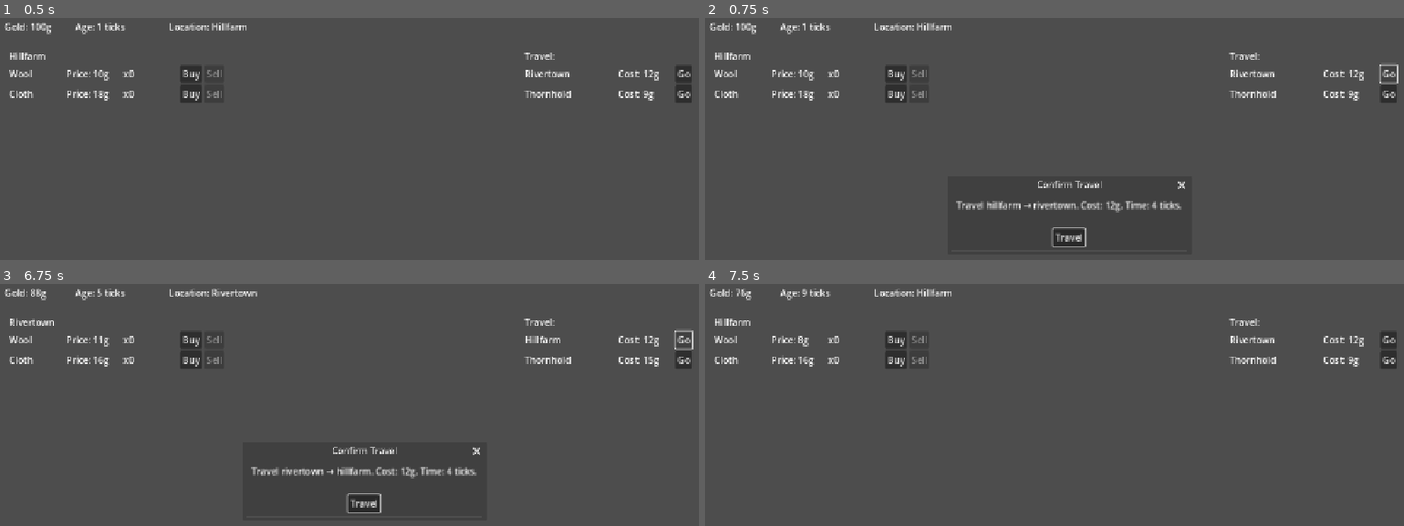
Above: before the commit, frames 1-4 (two rows, left to right).
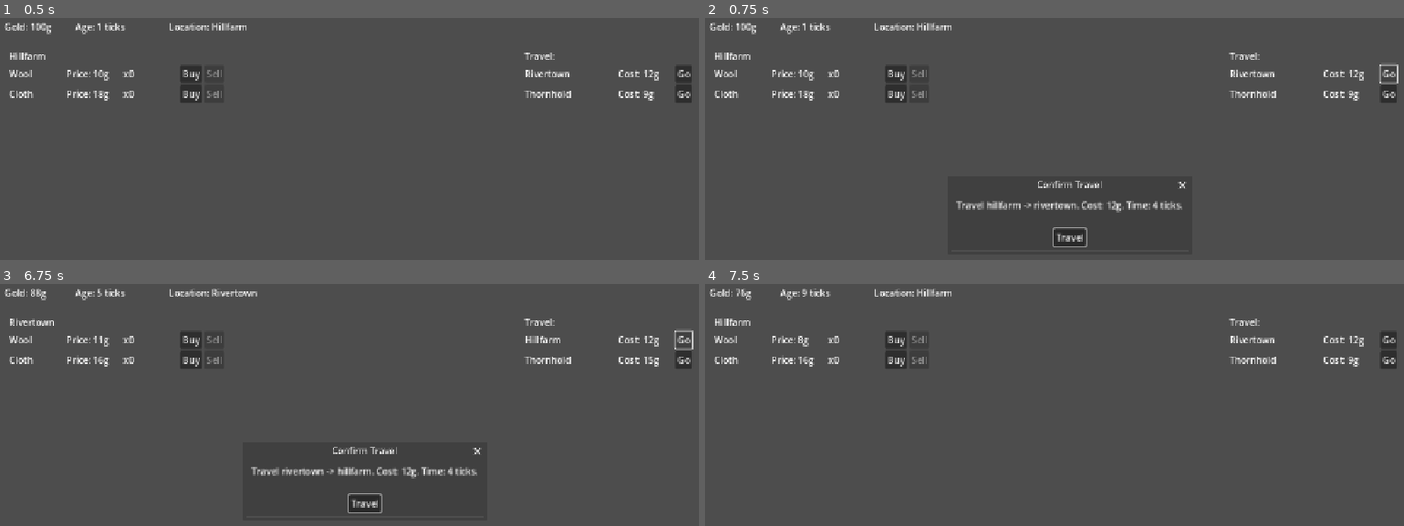
Above: after the commit, the same moments.

Repository: FarukcanSoray/medieval-trader
Game: Godot game, scene res://main.tscn
Same seed, same stepped clock (60 frames per second), same inputs: the game is played once before the commit and once after it.
Inputs:
- Up to frame 1 (0.5 s): no input
- Up to frame 2 (0.75 s): click "Go" at 0.5 s
- Up to frame 3 (6.75 s): click "Go" at 1.25 s; click "Buy" at 2 s; click "Travel" at 2.75 s; click "Buy" at 3.5 s; click "Sell" at 4.25 s; click "Buy" at 5 s; click "Sell" at 5.75 s; click "Go" at 6.5 s
- Up to frame 4 (7.5 s): click "Travel" at 7.25 s

Frame 1 is identical in both runs. In frame 2, 0.5% of the frame differs, in the area x 45-69%, y 67-95%; in frame 3, 0.5%; in frame 4, less than 0.1%.

Commit message:
fix: Replace Unicode arrows with ASCII arrows in travel-related text

Diff:
--- a/godot/travel/travel_controller.gd
+++ b/godot/travel/travel_controller.gd
@@ -89,7 +89,6 @@
 	var entry: HistoryEntry = HistoryEntry.new()
 	entry.tick = _world.tick
 	entry.kind = "travel"
-	# Unicode arrow reads cleanly in the death-screen ledger; ASCII would also work.
-	entry.detail = "%s→%s" % [_trader.travel.from_id, to_id]
+	entry.detail = "%s->%s" % [_trader.travel.from_id, to_id]
 	entry.delta_gold = -cost
 	_world.push_history(entry)
--- a/godot/ui/hud/confirm_dialog.gd
+++ b/godot/ui/hud/confirm_dialog.gd
@@ -8,7 +8,7 @@
 	# Slice invariant: ConfirmDialog is modal and ticks only advance during travel,
 	# so gold is stable while this dialog is open — predicate captured at prompt-time
 	# is sufficient. If the dialog is ever made non-modal, subscribe to gold_changed.
-	dialog_text = "Travel %s → %s. Cost: %dg. Time: %d ticks." % [
+	dialog_text = "Travel %s -> %s. Cost: %dg. Time: %d ticks." % [
 		from_id, to_id, cost, ticks,
 	]
 	var ok_button: Button = get_ok_button()
--- a/godot/ui/hud/confirm_dialog.tscn
+++ b/godot/ui/hud/confirm_dialog.tscn
@@ -5,5 +5,5 @@
 [node name="ConfirmDialog" type="AcceptDialog"]
 title = "Confirm Travel"
 ok_button_text = "Travel"
-dialog_text = "Travel A → B. Cost: 0g. Time: 0 ticks."
+dialog_text = "Travel A -> B. Cost: 0g. Time: 0 ticks."
 script = ExtResource("1_confirm_dialog")
--- a/godot/ui/hud/status_bar.gd
+++ b/godot/ui/hud/status_bar.gd
@@ -30,7 +30,7 @@
 	# Age display: ticks until Designer rules on years/ticks conversion.
 	_age_label.text = "Age: %d ticks" % trader.age_ticks
 	if trader.travel != null:
-		_location_label.text = "Travelling %s → %s (%d ticks left)" % [
+		_location_label.text = "Travelling %s -> %s (%d ticks left)" % [
 			trader.travel.from_id,
 			trader.travel.to_id,
 			trader.travel.ticks_remaining,
